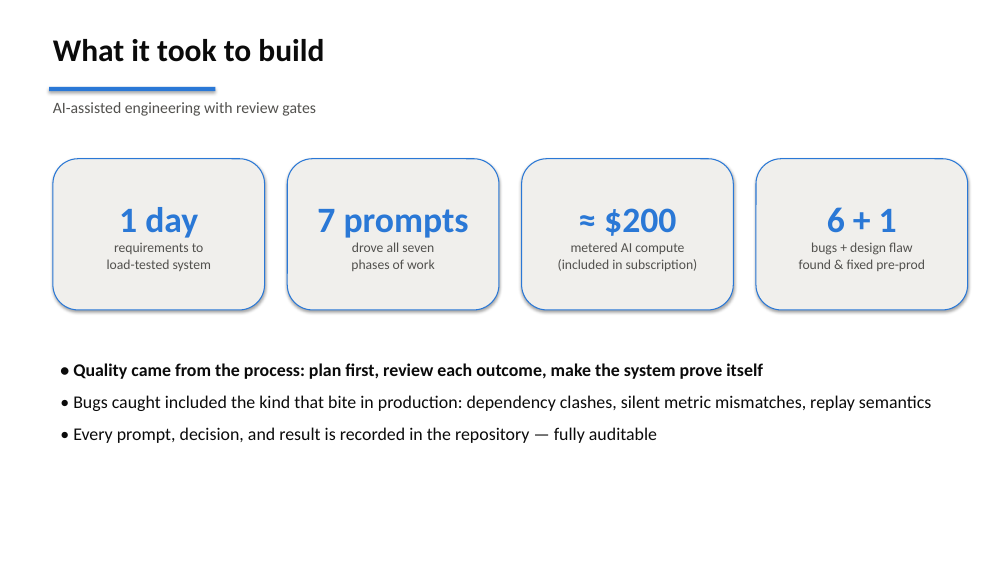
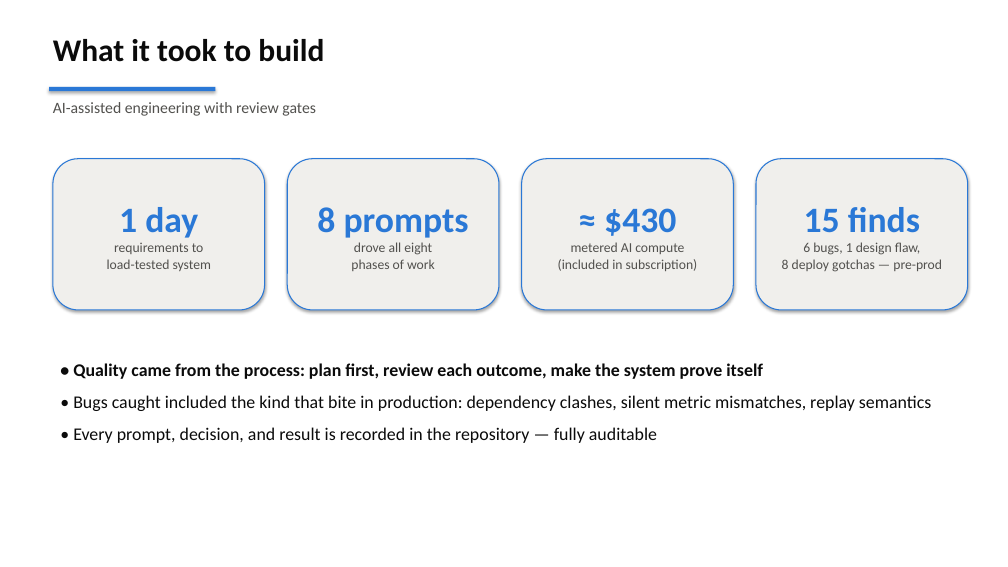
Before and after one commit to jimzucker/flink-fable5, a slide deck: slide 9 of docs/flink-demo-exec-briefing.pptx. Drawn at 1008x567 pixels with LibreOffice and Linux fonts; fonts in the diff are those of the drawing. Boxes give left, top, right and bottom in pixels: in the first picture for what was removed or moved away, otherwise in the second. Text is boxed around its words. In the diff, an @@ line names an element or a change of style, - is before the commit and + after.

```diff
--- a/docs/flink-demo-exec-briefing.pptx
+++ b/docs/flink-demo-exec-briefing.pptx
@@ text in rounded rectangle at [317, 207, 469, 255]: text changed @@
-7 prompts
-drove all seven
+8 prompts
+drove all eight
@@ text in rounded rectangle at [604, 208, 676, 236]: text changed @@
-≈ $200
+≈ $430
@@ text in rounded rectangle at [782, 207, 942, 272]: text changed @@
-6 + 1
-bugs + design flaw
-found & fixed pre-prod
+15 finds
+6 bugs, 1 design flaw,
+8 deploy gotchas — pre-prod
```
Also in this commit, not shown: 3 other slides changed, 3 other files.
